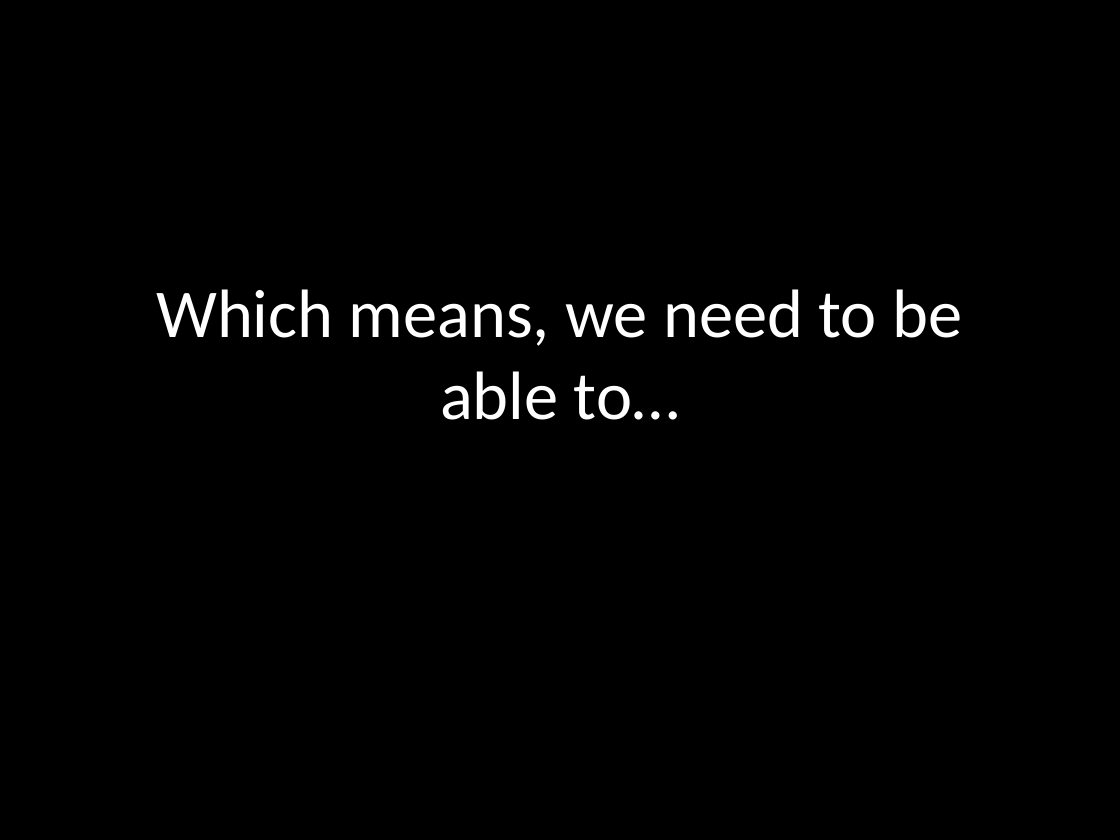
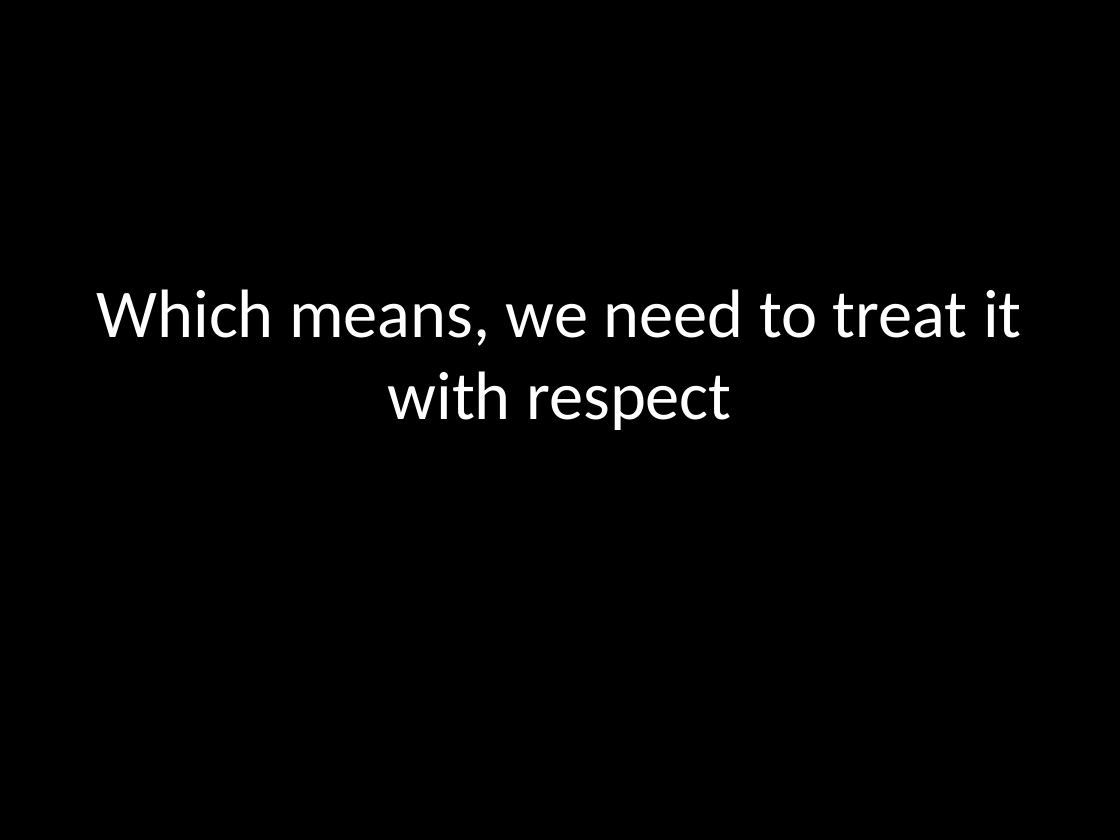
Before and after one commit to robertgreiner/presentations, a slide deck: slide 6 of testing-javascript/testing-javascript.pptx. Drawn at 1120x840 pixels with LibreOffice and Linux fonts; fonts in the diff are those of the drawing. Boxes give left, top, right and bottom in pixels: in the first picture for what was removed or moved away, otherwise in the second. Text is boxed around its words. In the diff, an @@ line names an element or a change of style, - is before the commit and + after.

Commit message:
working on presentation

```diff
--- a/testing-javascript/testing-javascript.pptx
+++ b/testing-javascript/testing-javascript.pptx
@@ title at (97, 289, 1022, 430): text changed @@
-Which means, we need to be able to…
+Which means, we need to treat it with respect
```
Also in this commit, not shown: 2 other slides changed, 1 slide added.
